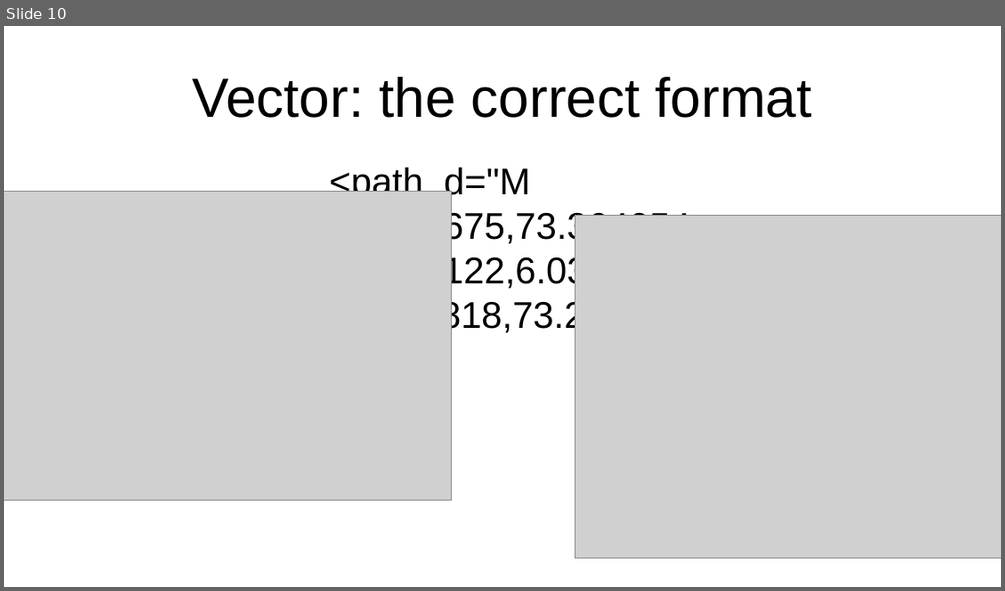
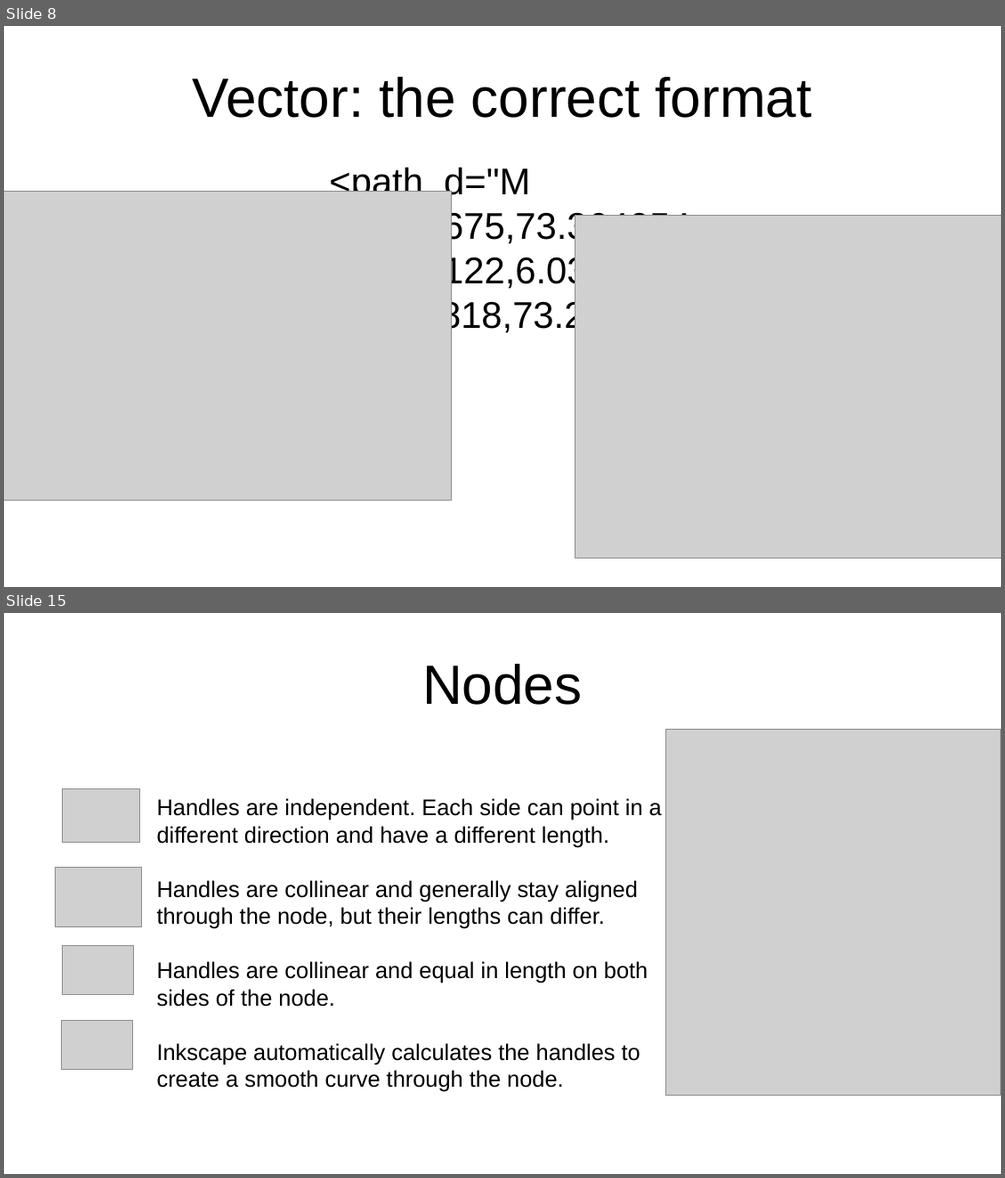
Before and after one commit to turbor/fri3d2026-inkscape, a slide deck: presentation.odp. Shown one above the other, each under a label of ours: slide 10 before the commit, slides 8 and 15 after it; the slides between them are not shown. The pictures are 1005x591 and 1005x1178 pixels, drawn with LibreOffice and Linux fonts; fonts in the diff are those of the drawing; grey boxes stand for pictures. Boxes give left, top, right and bottom in pixels: in the first picture for what was removed or moved away, otherwise in the second. Text is boxed around its words. In the diff, an @@ line names an element or a change of style, - is before the commit and + after.

```diff
--- a/presentation.odp
+++ b/presentation.odp
@@ slide 15 added at [4,613,1001,1174], background #FFFFFF @@
@@ title added at [422,664,582,705], 44 pt, text #000000 @@
+Nodes
@@ picture added at [666,729,1001,1095] @@
@@ picture added at [62,788,139,843] @@
@@ text added at [157,798,662,1092], 18 pt, text #000000 @@
+Handles are independent. Each side can point in a different direction and have a different length.
+Handles are collinear and generally stay aligned through the node, but their lengths can differ.
+Handles are collinear and equal in length on both sides of the node.
+Inkscape automatically calculates the handles to create a smooth curve through the node.
@@ picture added at [56,868,141,927] @@
@@ picture added at [62,945,133,995] @@
@@ picture added at [61,1020,132,1070] @@
@@ what was slide 10 is now slide 8 @@
```
Also in this commit, not shown: 9 slides changed, 11 other slides added, 5 slides removed, 9 other files.
